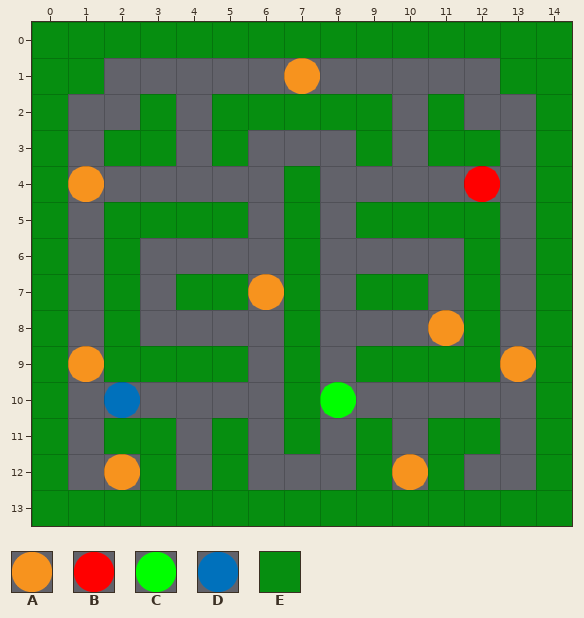
A Tiled map gets an edit: static/maps/levels/1-garden/map.tmx. The picture above was drawn from the file before the commit.
Cells are 40x40 px. Shown: x 0..14, y 0..13.
Key: from "spawns": A 0, B 1, C 2, D 3; from "tiles": E 0.
_ is an empty cell.
Layer "Tile Layer 1" before, first column x 0:
 0 EEEEEEEEEEEEEEE
 1 EE_____A_____EE
 2 E__E_EEEEE_E__E
 3 E_EE_E___E_EE_E
 4 EA_____E____B_E
 5 E_EEEE_E_EEEE_E
 6 E_E____E____E_E
 7 E_E_EEAE_EE_E_E
 8 E_E____E___AE_E
 9 EAEEEE_E_EEEEAE
10 E_D____EC_____E
11 E_EE_E_E_E_EE_E
12 E_AE_E___EAE__E
13 EEEEEEEEEEEEEEE
Once edited:
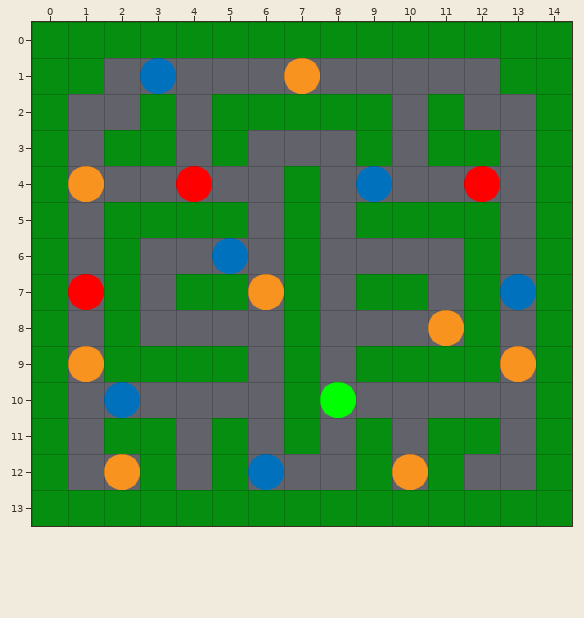
The edit:
Layer "Tile Layer 1":
y 1: x 3 _ -> D
y 4: x 4 _ -> B; x 9 _ -> D
y 6: x 5 _ -> D
y 7: x 1 _ -> B; x 13 _ -> D
y 12: x 6 _ -> D
